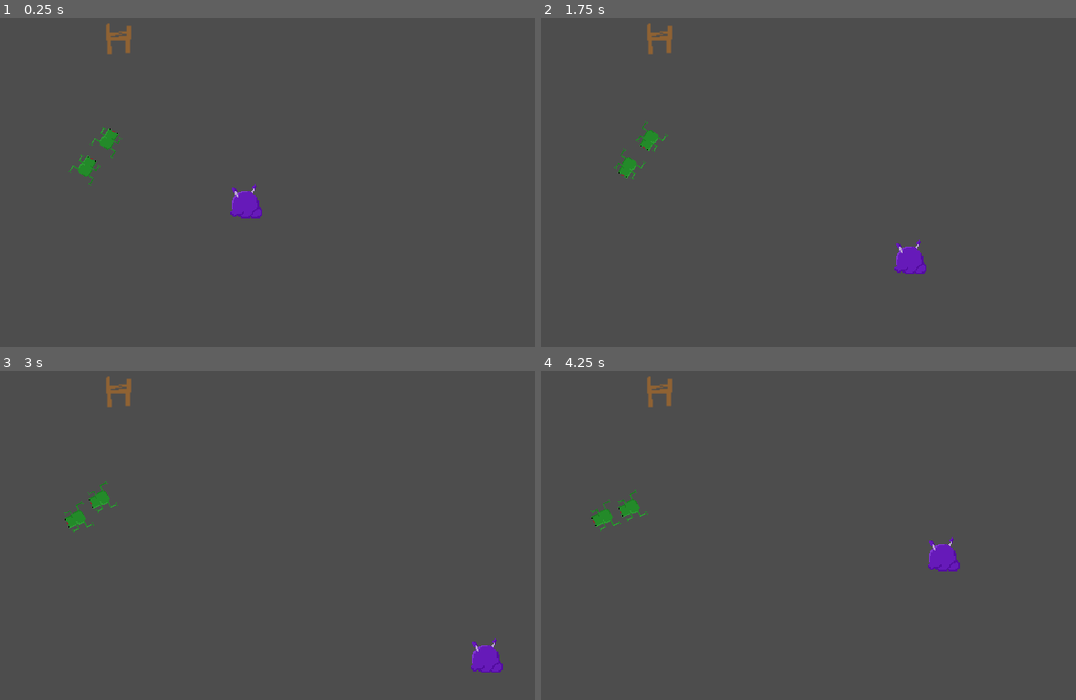
Above: before the commit, frames 1-4 (two rows, left to right).
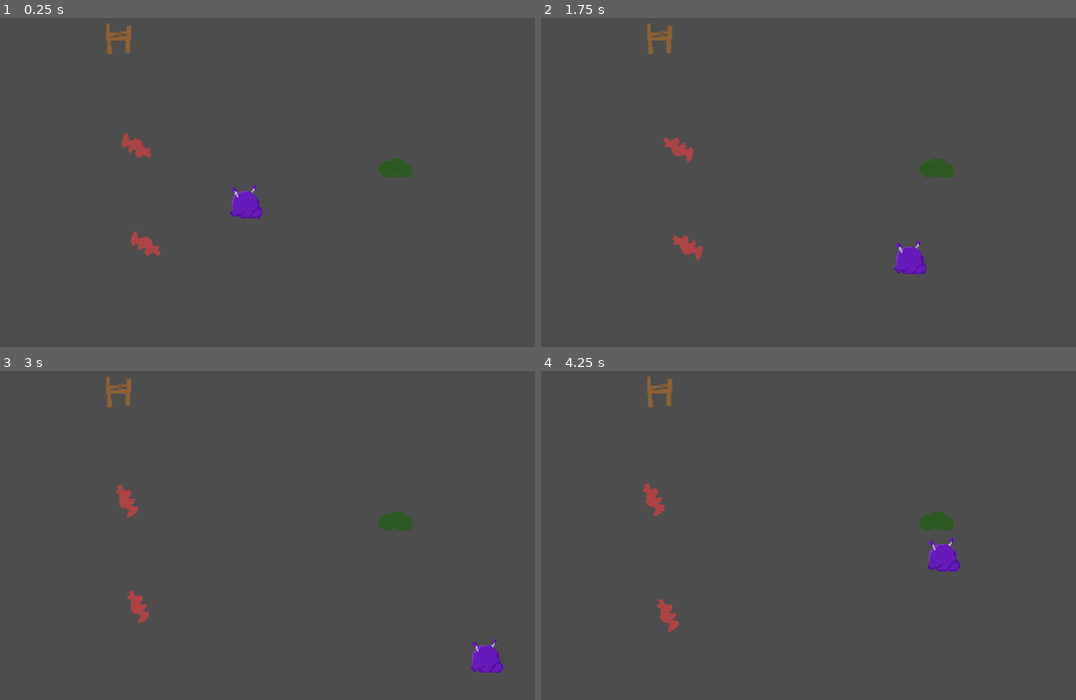
Above: after the commit, the same moments.

Repository: nbucci4325/jamsepticeye
Game: Godot game, scene res://TEST JOSHUA/Scenes/TestingLevel(s)/testing_level.tscn
The game is run twice, just before and just after one commit, with the same random seed, the same clock (stepped at 60 frames per second) and the same inputs. This scene is started directly instead of the project's main scene.
Inputs (mouse positions are in pixels of both pictures, inside the frame that each line leads up to):
- Up to frame 1 (0.25 s): no input
- Up to frame 2 (1.75 s): move the mouse to (926, 149) at 0.52 s; hold Right (RIGHT) 0.53-1.28 s; hold E (Action) 0.53-1.28 s; move the mouse to (621, 189) at 1.27 s; hold Down (DOWN) from 1.28 s (still down); tap E (Action) at 1.35 s
- Up to frame 3 (3 s): move the mouse to (294, 433) at 2.02 s; release Down (DOWN) at 2.03 s; hold Right (RIGHT) 2.03-2.78 s; hold E (Action) 2.03-2.78 s; tap Space (Infect) at 2.1 s; move the mouse to (187, 604) at 2.77 s; hold Up (UP) from 2.78 s (still down); tap E (Action) at 2.85 s
- Up to frame 4 (4.25 s): move the mouse to (985, 584) at 3.52 s; release Up (UP) at 3.53 s; hold Left (LEFT) from 3.53 s (still down); hold E (Action) from 3.53 s (still down)

The runs differ from the first frame. In frame 1, 1.0% of the frame differs, in the area x 12-78%, y 33-73%; in frame 2, 1.0%; in frame 3, 1.0%; in frame 4, 1.0%, in the area x 9-78%, y 34-80%.

Commit message:
Added in temporary traps that the fox can now "search" for traps (fox is done)                                also Tasha looks very ugly

Diff:
--- a/jamsepticeye/TEST JOSHUA/Scenes/Enemies/enemy_fox.tscn
+++ b/jamsepticeye/TEST JOSHUA/Scenes/Enemies/enemy_fox.tscn
@@ -9,6 +9,8 @@
 [sub_resource type="RectangleShape2D" id="RectangleShape2D_ustfa"]
 
 [node name="Enemy_Fox" type="CharacterBody2D" groups=["Foxes", "Infectables"]]
+collision_layer = 32
+collision_mask = 35
 script = ExtResource("1_j3htd")
 
 [node name="Sprite2D" type="Sprite2D" parent="."]
--- a/jamsepticeye/TEST JOSHUA/Scenes/Enemies/enemy_frog.tscn
+++ b/jamsepticeye/TEST JOSHUA/Scenes/Enemies/enemy_frog.tscn
@@ -10,8 +10,8 @@
 radius = 9.0
 
 [node name="Enemy_Frog" type="CharacterBody2D" groups=["Frogs", "Infectables"]]
-collision_layer = 3
-collision_mask = 3
+collision_layer = 32
+collision_mask = 35
 script = ExtResource("1_3keng")
 
 [node name="Sprite2D" type="Sprite2D" parent="."]
--- /dev/null
+++ b/jamsepticeye/TEST JOSHUA/Scenes/Objects/trap_crossbow.tscn
@@ -0,0 +1,9 @@
+[gd_scene format=3 uid="uid://cb5mvjrok4tuk"]
+
+[node name="Trap_Crossbow" type="Area2D"]
+
+[node name="Sprite2D" type="Sprite2D" parent="."]
+
+[node name="Sprite2D2" type="Sprite2D" parent="."]
+
+[node name="CollisionShape2D" type="CollisionShape2D" parent="."]
--- /dev/null
+++ b/jamsepticeye/TEST JOSHUA/Scenes/Objects/trap_hunter.tscn
@@ -0,0 +1,20 @@
+[gd_scene load_steps=4 format=3 uid="uid://710omy7euuyn"]
+
+[ext_resource type="Texture2D" uid="uid://bandnwd4tx1xm" path="res://TEST JOSHUA/Placeholder Assets/Other/Trap.png" id="1_1dvlr"]
+[ext_resource type="Texture2D" uid="uid://ulndarja43af" path="res://TEST JOSHUA/Placeholder Assets/Other/Trap_Bush.png" id="2_chhqb"]
+
+[sub_resource type="CircleShape2D" id="CircleShape2D_8m6ci"]
+radius = 8.0
+
+[node name="Trap_Hunter" type="Area2D" groups=["Traps"]]
+
+[node name="Trap" type="Sprite2D" parent="."]
+texture_filter = 1
+texture = ExtResource("1_1dvlr")
+
+[node name="Camo" type="Sprite2D" parent="."]
+texture_filter = 1
+texture = ExtResource("2_chhqb")
+
+[node name="CollisionShape2D" type="CollisionShape2D" parent="."]
+shape = SubResource("CircleShape2D_8m6ci")
--- a/jamsepticeye/TEST JOSHUA/Scenes/Objects/void_testing.tscn
+++ b/jamsepticeye/TEST JOSHUA/Scenes/Objects/void_testing.tscn
@@ -3,7 +3,7 @@
 [ext_resource type="Texture2D" uid="uid://bhjlxdvyrdlcq" path="res://TEST JOSHUA/Placeholder Assets/Other/Fence.png" id="1_1y80a"]
 
 [sub_resource type="RectangleShape2D" id="RectangleShape2D_5b0m3"]
-size = Vector2(101, 20)
+size = Vector2(51, 32)
 
 [node name="Void_testing" type="CharacterBody2D"]
 collision_layer = 8
@@ -13,5 +13,5 @@
 texture = ExtResource("1_1y80a")
 
 [node name="CollisionShape2D" type="CollisionShape2D" parent="."]
-position = Vector2(-8.5, 0)
+position = Vector2(-1.5, 2)
 shape = SubResource("RectangleShape2D_5b0m3")
--- a/jamsepticeye/TEST JOSHUA/Scenes/PlayerStates/player_fox.tscn
+++ b/jamsepticeye/TEST JOSHUA/Scenes/PlayerStates/player_fox.tscn
@@ -1,13 +1,16 @@
-[gd_scene load_steps=4 format=3 uid="uid://cmq2n6akikgb8"]
+[gd_scene load_steps=5 format=3 uid="uid://cmq2n6akikgb8"]
 
 [ext_resource type="Script" path="res://TEST JOSHUA/Scripts/PlayerStates/player_fox.gd" id="1_n2wdl"]
 [ext_resource type="Texture2D" uid="uid://dh8flovxv61wh" path="res://TEST JOSHUA/Placeholder Assets/Player/Infected_Fox.png" id="1_r542k"]
 
 [sub_resource type="RectangleShape2D" id="RectangleShape2D_52a5u"]
 
+[sub_resource type="CircleShape2D" id="CircleShape2D_ye8gf"]
+radius = 54.0093
+
 [node name="Player_Fox" type="CharacterBody2D"]
-collision_layer = 3
-collision_mask = 3
+collision_layer = 2
+collision_mask = 57
 script = ExtResource("1_n2wdl")
 
 [node name="Sprite2D" type="Sprite2D" parent="."]
@@ -16,3 +19,8 @@
 
 [node name="CollisionShape2D" type="CollisionShape2D" parent="."]
 shape = SubResource("RectangleShape2D_52a5u")
+
+[node name="Searching_Radius" type="Area2D" parent="."]
+
+[node name="CollisionShape2D" type="CollisionShape2D" parent="Searching_Radius"]
+shape = SubResource("CircleShape2D_ye8gf")
--- a/jamsepticeye/TEST JOSHUA/Scenes/TestingLevel(s)/testing_level.tscn
+++ b/jamsepticeye/TEST JOSHUA/Scenes/TestingLevel(s)/testing_level.tscn
@@ -1,8 +1,9 @@
-[gd_scene load_steps=4 format=3 uid="uid://71xtmckebpkh"]
+[gd_scene load_steps=5 format=3 uid="uid://71xtmckebpkh"]
 
 [ext_resource type="PackedScene" uid="uid://drxkgxt5gh0ki" path="res://TEST JOSHUA/Scenes/PlayerStates/player_gurt.tscn" id="1_byode"]
+[ext_resource type="PackedScene" uid="uid://eek7qhledwbe" path="res://TEST JOSHUA/Scenes/Enemies/enemy_fox.tscn" id="2_or7fp"]
 [ext_resource type="PackedScene" uid="uid://cx5hk6kisgt8g" path="res://TEST JOSHUA/Scenes/Objects/void_testing.tscn" id="3_7r2in"]
-[ext_resource type="PackedScene" uid="uid://qpqgpp14t00g" path="res://TEST JOSHUA/Scenes/Enemies/enemy_frog.tscn" id="4_eiqug"]
+[ext_resource type="PackedScene" uid="uid://710omy7euuyn" path="res://TEST JOSHUA/Scenes/Objects/trap_hunter.tscn" id="4_dqst2"]
 
 [node name="Testing Level" type="Node2D"]
 
@@ -13,11 +14,11 @@
 
 [node name="Enemies" type="Node" parent="."]
 
-[node name="Enemy_Frog" parent="Enemies" instance=ExtResource("4_eiqug")]
-position = Vector2(640, 350)
+[node name="Enemy_Fox" parent="Enemies" instance=ExtResource("2_or7fp")]
+position = Vector2(684, 333)
 
-[node name="Enemy_Frog2" parent="Enemies" instance=ExtResource("4_eiqug")]
-position = Vector2(659, 326)
+[node name="Enemy_Fox2" parent="Enemies" instance=ExtResource("2_or7fp")]
+position = Vector2(692, 419)
 
 [node name="Camera2D" type="Camera2D" parent="."]
 position = Vector2(760, 352)
@@ -27,3 +28,6 @@
 
 [node name="Void_testing" parent="Objects" instance=ExtResource("3_7r2in")]
 position = Vector2(669, 238)
+
+[node name="Trap_Hunter" parent="Objects" instance=ExtResource("4_dqst2")]
+position = Vector2(911, 351)
--- a/jamsepticeye/TEST JOSHUA/Scripts/PlayerStates/player_fox.gd
+++ b/jamsepticeye/TEST JOSHUA/Scripts/PlayerStates/player_fox.gd
@@ -2,21 +2,35 @@
 
 const Shroom = preload("res://TEST JOSHUA/Scenes/Objects/object_mushroom.tscn")
 
+@onready var searching_radius: Area2D = $Searching_Radius
+
 const speed = 120.0 #Tweak speed to desired speed
+var is_searching = false
+
 
 func _physics_process(delta: float) -> void:
 
-	var Xdirection := Input.get_axis("LEFT","RIGHT")
-	if Xdirection:
-		velocity.x = move_toward(velocity.x, (Xdirection * speed), 30)
-	else:
-		velocity.x = move_toward(velocity.x, 0, 15)
+	if Input.is_action_pressed("Action"):
+		is_searching = true
+		velocity = Vector2(0,0)
+		Action()
 
-	var Ydirection := Input.get_axis("UP","DOWN")
-	if Ydirection:
-		velocity.y = move_toward(velocity.y, (Ydirection * speed), 30)
-	else:
-		velocity.y = move_toward(velocity.y, 0, 15)
+	if Input.is_action_just_released("Action"):
+		is_searching = false
+		Revert_action()
+
+	if !is_searching:
+		var Xdirection := Input.get_axis("LEFT","RIGHT")
+		if Xdirection:
+			velocity.x = move_toward(velocity.x, (Xdirection * speed), 30)
+		else:
+			velocity.x = move_toward(velocity.x, 0, 15)
+
+		var Ydirection := Input.get_axis("UP","DOWN")
+		if Ydirection:
+			velocity.y = move_toward(velocity.y, (Ydirection * speed), 30)
+		else:
+			velocity.y = move_toward(velocity.y, 0, 15)
 
 	move_and_slide()
 
@@ -24,7 +38,21 @@
 		abandon_host(self.position)
 
 func Action(): #search
-	pass
+	for area in searching_radius.get_overlapping_areas():
+			if area.is_in_group("Traps"):
+				print(area)
+				var camo = area.get_child(1)
+				print(camo)
+				camo.set_modulate(Color(1, 1, 1, 0.4))
+
+func Revert_action(): #search
+	for area in searching_radius.get_overlapping_areas():
+			if area.is_in_group("Traps"):
+				print(area)
+				var camo = area.get_child(1)
+				print(camo)
+				camo.set_modulate(Color(1, 1, 1, 1))
+
 
 func abandon_host(position):
 	var spore = get_parent().get_node("Player_Gurt")
--- a/jamsepticeye/project.godot
+++ b/jamsepticeye/project.godot
@@ -43,6 +43,7 @@
 Player_horse=""
 Gate=""
 DestructableFence=""
+Traps=""
 
 [input]
 
Binary file added: jamsepticeye/TEST JOSHUA/Placeholder Assets/Other/Trap.png
Not shown, added: jamsepticeye/TEST JOSHUA/Placeholder Assets/Other/Trap.png.import
Binary file added: jamsepticeye/TEST JOSHUA/Placeholder Assets/Other/Trap_Bush.png
Not shown, added: jamsepticeye/TEST JOSHUA/Placeholder Assets/Other/Trap_Bush.png.import
